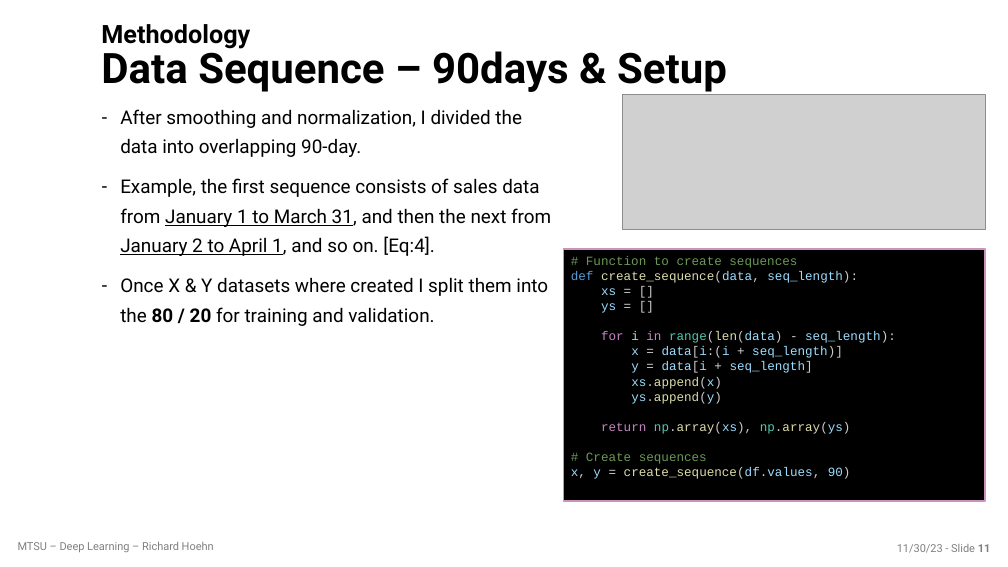
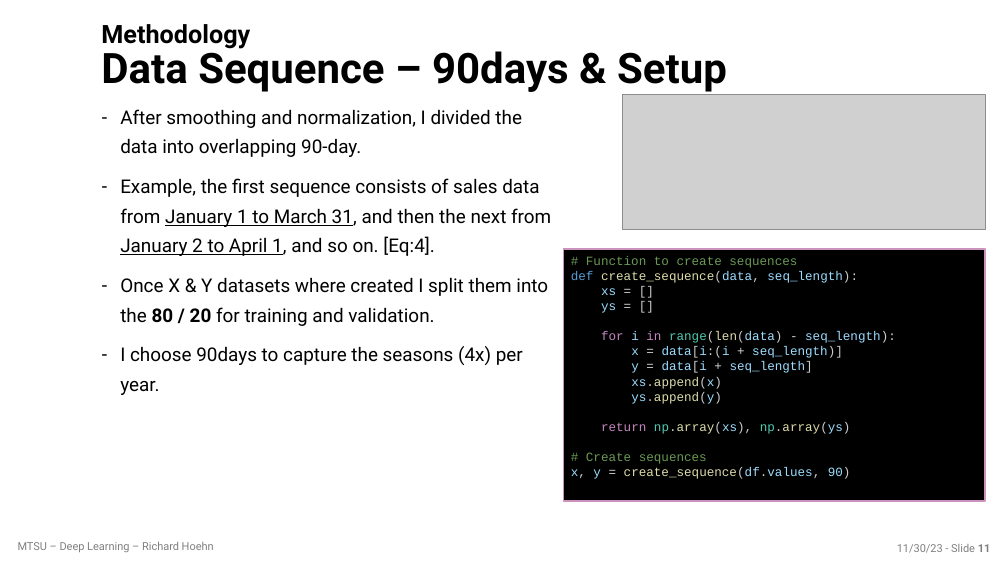
Before and after one commit to richardhoehn/mtsu.csci.7850.project, a slide deck: slide 11 of presentation/Term-Project-2023-11-30.pptx. Drawn at 1008x567 pixels with LibreOffice and Linux fonts; fonts in the diff are those of the drawing; grey boxes stand for pictures; background and template pictures are left out. Boxes give left, top, right and bottom in pixels: in the first picture for what was removed or moved away, otherwise in the second. Text is boxed around its words. In the diff, an @@ line names an element or a change of style, - is before the commit and + after.

```diff
--- a/presentation/Term-Project-2023-11-30.pptx
+++ b/presentation/Term-Project-2023-11-30.pptx
@@ text at box(120, 346, 523, 395): paragraph added @@
+– I choose 90days to capture the seasons (4x) per year.
```
Also in this commit, not shown: 3 other slides changed, 4 other files.
